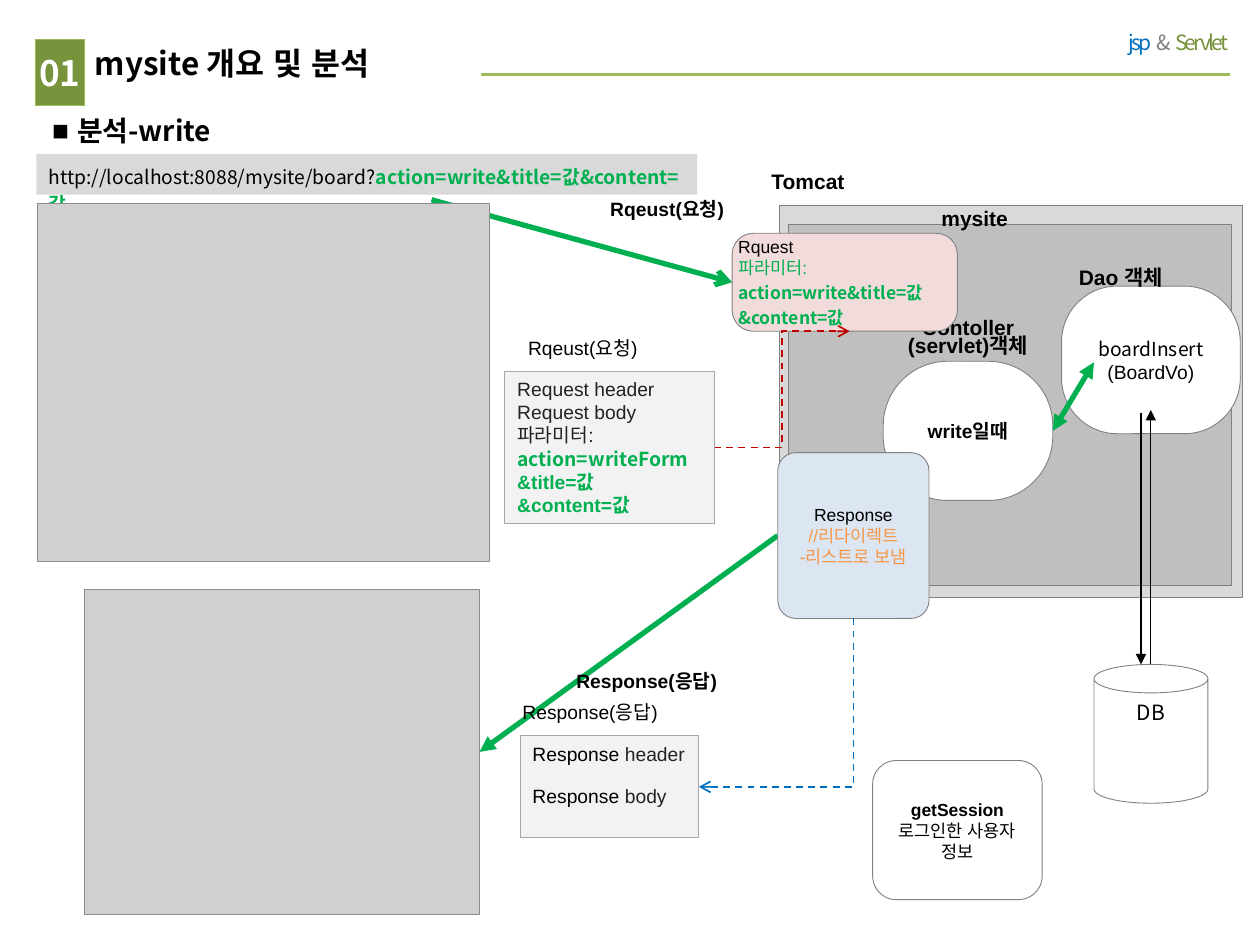
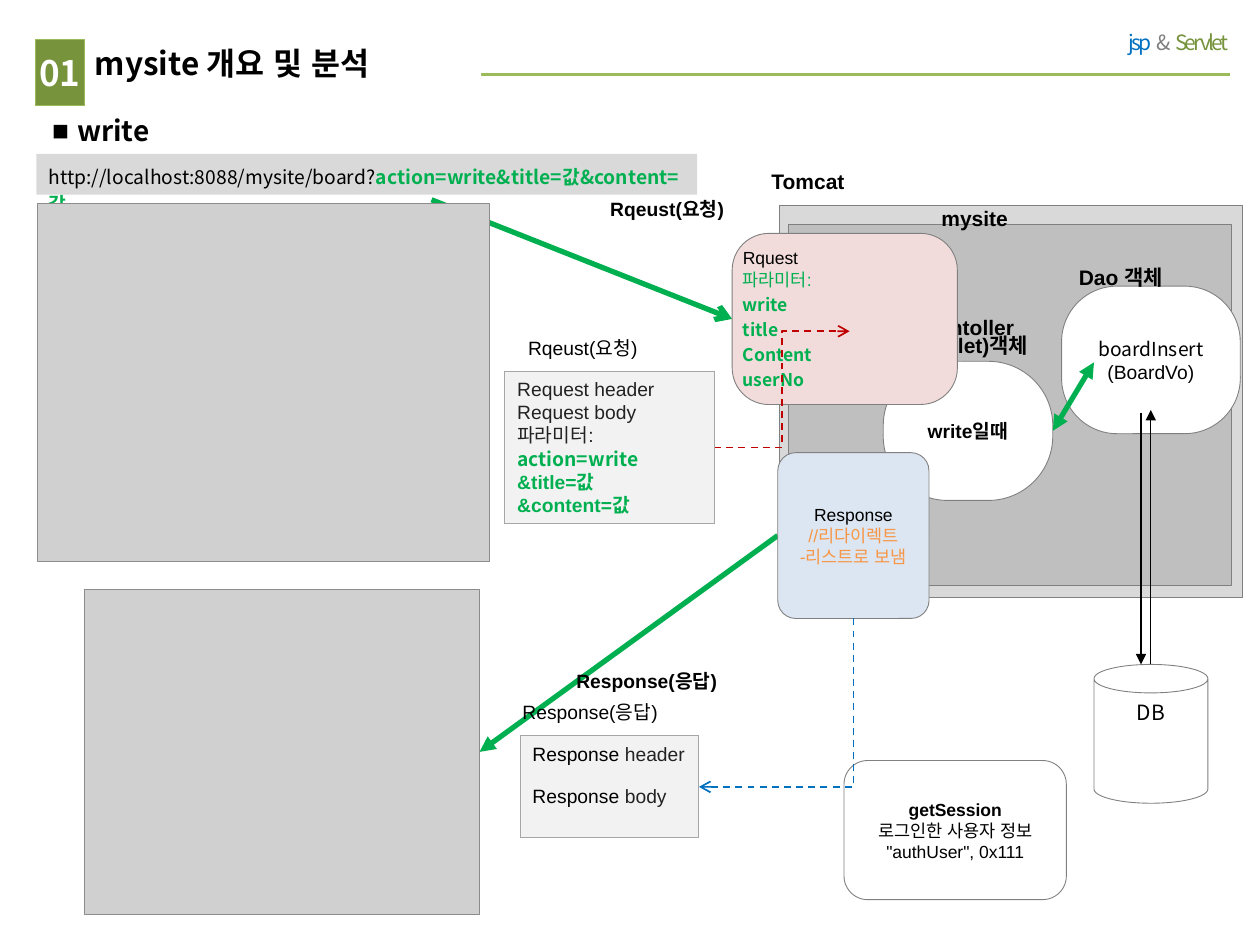
Before and after one commit to wonho951/mysite, a slide deck: slide 4 of mysite 그림.pptx. Drawn at 1260x945 pixels with LibreOffice and Linux fonts; fonts in the diff are those of the drawing; grey boxes stand for pictures. Boxes give left, top, right and bottom in pixels: in the first picture for what was removed or moved away, otherwise in the second. Text is boxed around its words. In the diff, an @@ line names an element or a change of style, - is before the commit and + after.

```diff
--- a/mysite 그림.pptx
+++ b/mysite 그림.pptx
@@ text at box(77, 118, 149, 142): text changed @@
-■ 분석-write
+■ write
@@ arrow moved from (432, 200) - (732, 282) to (432, 200) - (732, 319) @@
@@ rounded rectangle "Rquest": place and size @@
-rounded rectangle "Rquest" at box(732, 233, 958, 331)
+rounded rectangle "Rquest" at box(732, 233, 958, 404)
@@ text in rounded rectangle at box(743, 297, 812, 392): text changed @@
-action=write&title=값&content=값
+write
+title
+Content
+userNo
@@ text in rectangle at box(517, 450, 638, 467): text changed @@
-action=writeForm
+action=write
@@ rounded rectangle "getSession": place and size @@
-rounded rectangle "getSession" at box(873, 761, 1043, 900)
+rounded rectangle "getSession" at box(844, 761, 1066, 900)
@@ text in rounded rectangle at box(886, 845, 1024, 861): paragraph added @@
+"authUser", 0x111
```
Also in this commit, not shown: 3 other slides changed.
